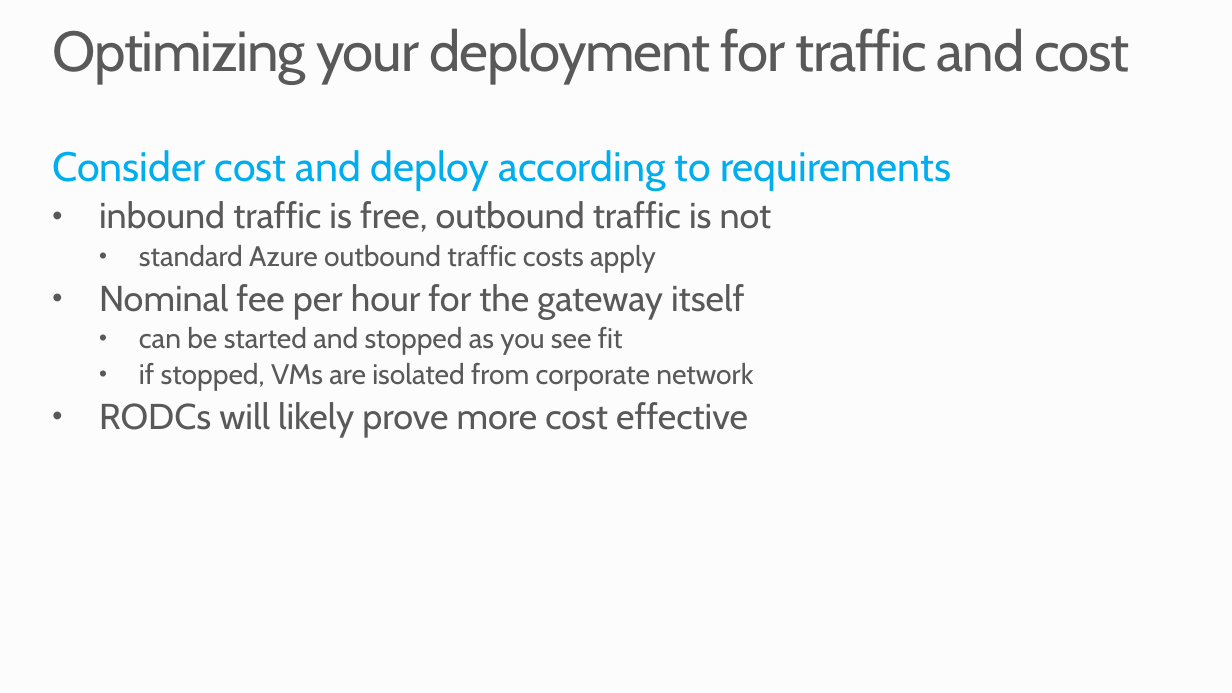
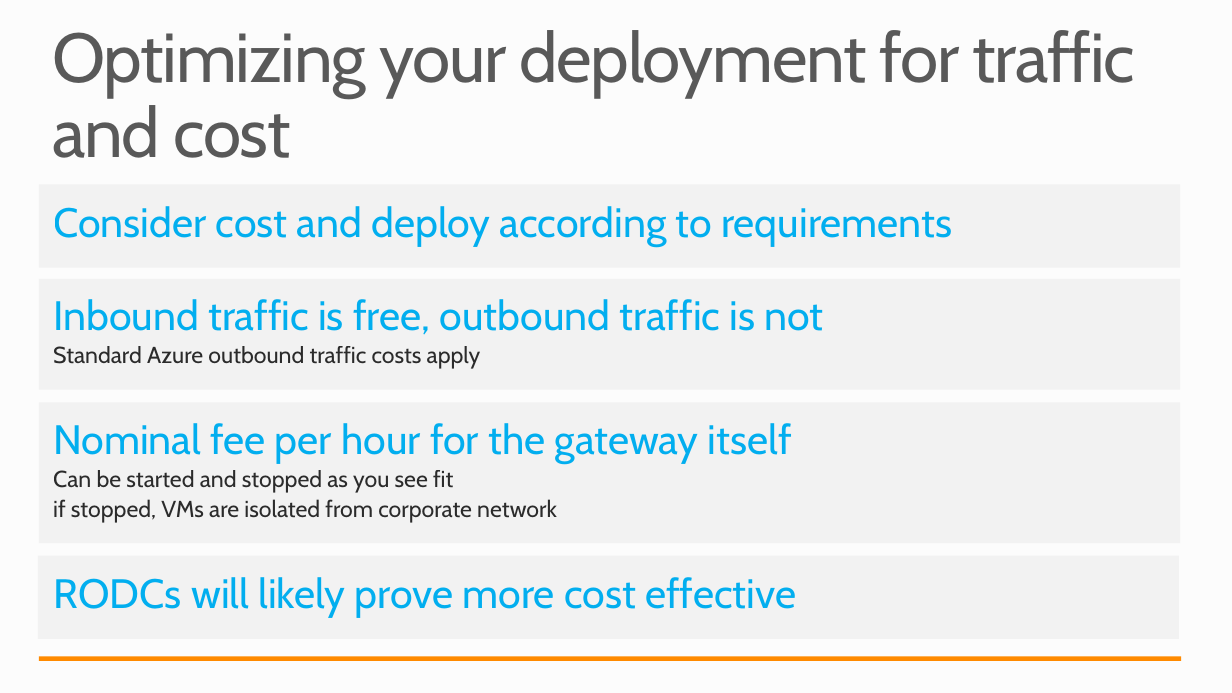
Before and after one commit to mwasham/WATK-Presentations, a slide deck: slide 10 of DeployingActiveDirectory/DeployingActiveDirectory.pptx. Drawn at 1232x693 pixels with LibreOffice and Linux fonts; fonts in the diff are those of the drawing. Boxes give left, top, right and bottom in pixels: in the first picture for what was removed or moved away, otherwise in the second. Text is boxed around its words. In the diff, an @@ line names an element or a change of style, - is before the commit and + after.

```diff
--- a/DeployingActiveDirectory/DeployingActiveDirectory.pptx
+++ b/DeployingActiveDirectory/DeployingActiveDirectory.pptx
@@ title "Optimizing your deployment for traffic ..." at (x1=52, y1=30, x2=1136, y2=158): size 44 to 54 pt @@
@@ text removed at (x1=52, y1=150, x2=951, y2=438) @@
-Consider cost and deploy according to requirements
-• inbound traffic is free, outbound traffic is not
-  • standard Azure outbound traffic costs apply
-• Nominal fee per hour for the gateway itself
-  • can be started and stopped as you see fit
-  • if stopped, VMs are isolated from corporate network
-• RODCs will likely prove more cost effective
@@ rectangle added at (x1=39, y1=185, x2=1180, y2=268), fill #F2F2F2 @@
@@ text added at (x1=53, y1=206, x2=952, y2=247), 32 pt, text #00AEEF @@
+Consider cost and deploy according to requirements
@@ rectangle added at (x1=39, y1=279, x2=1180, y2=390), fill #F2F2F2 @@
@@ text added at (x1=53, y1=299, x2=824, y2=369), 32 pt, text #00AEEF @@
+Inbound traffic is free, outbound traffic is not
+Standard Azure outbound traffic costs apply
@@ rectangle added at (x1=39, y1=403, x2=1180, y2=543), fill #F2F2F2 @@
@@ text added at (x1=53, y1=423, x2=792, y2=523), 18 pt, text #292929 @@
+Nominal fee per hour for the gateway itself
+  Can be started and stopped as you see fit
+  if stopped, VMs are isolated from corporate network
@@ rectangle added at (x1=38, y1=555, x2=1179, y2=639), fill #F2F2F2 @@
@@ text added at (x1=53, y1=577, x2=796, y2=618), 32 pt, text #00AEEF @@
+RODCs will likely prove more cost effective
@@ rectangle added at (x1=39, y1=656, x2=1181, y2=661), fill #FF8A00 @@
```
Also in this commit, not shown: 23 other slides changed, 1 slide added, 1 slide removed, 4 other files.
